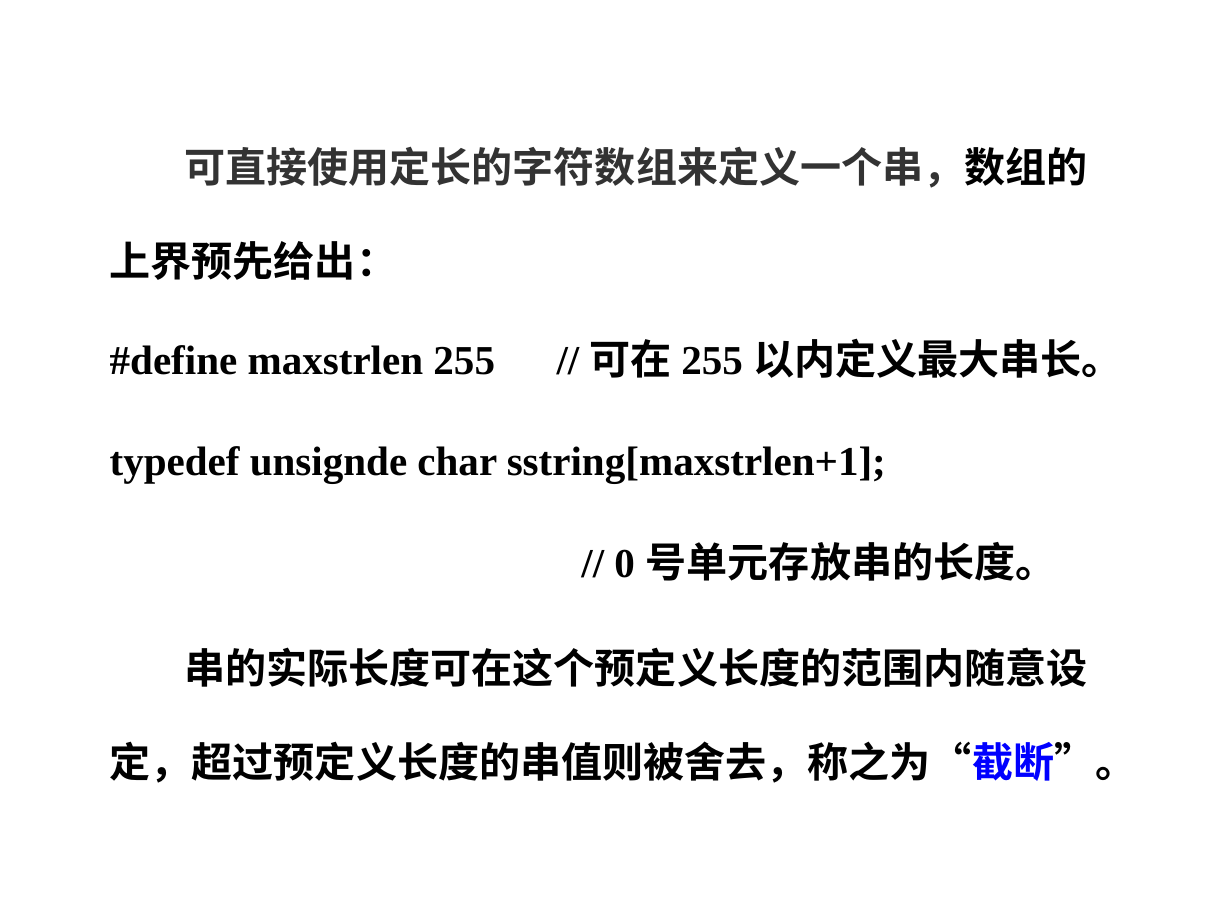
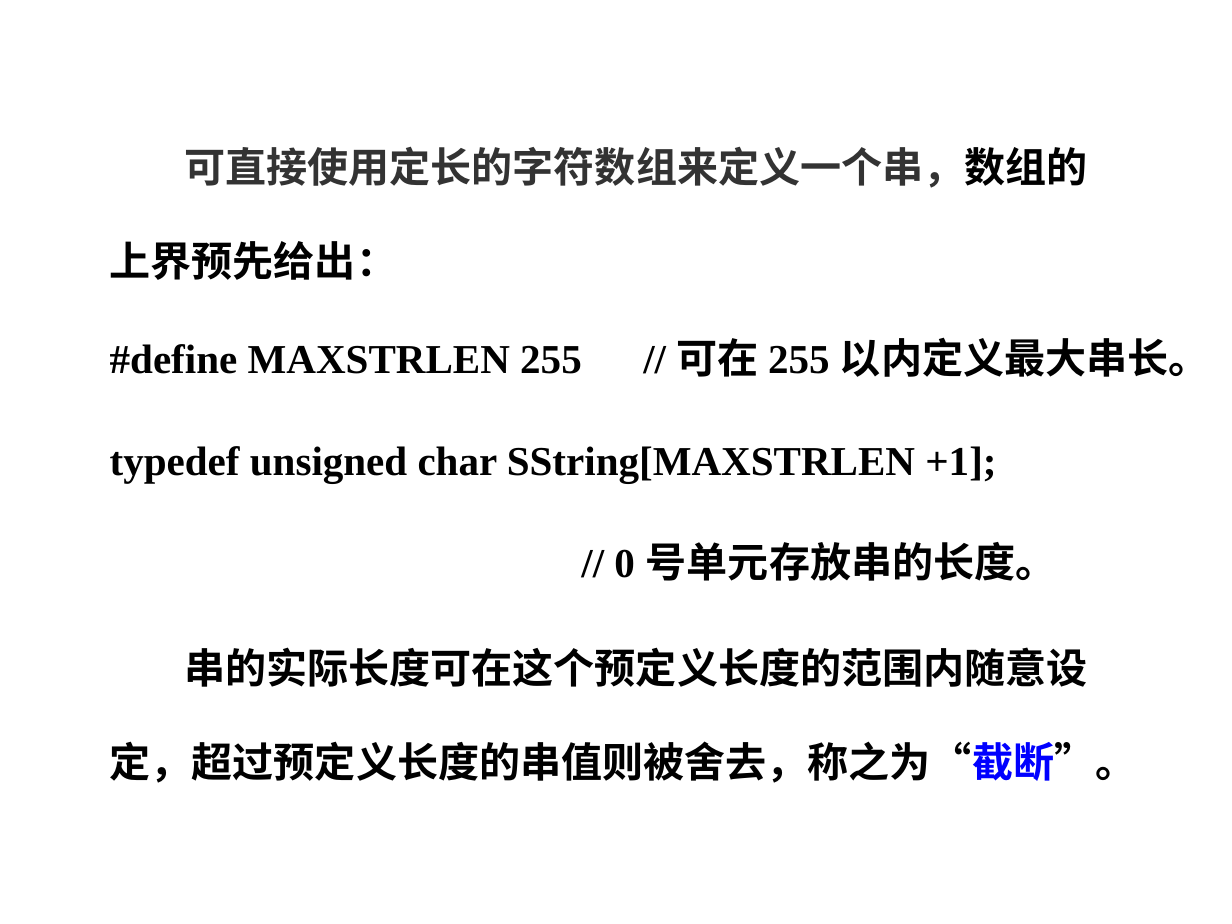
Before and after one commit to Gempittance/Data_Structur_Build, a slide deck: slide 18 of 数据结构PPT/ds4.pptx. Drawn at 1232x924 pixels with LibreOffice and Linux fonts; fonts in the diff are those of the drawing; background and template pictures are left out. Boxes give left, top, right and bottom in pixels: in the first picture for what was removed or moved away, otherwise in the second. Text is boxed around its words. In the diff, an @@ line names an element or a change of style, - is before the commit and + after.

```diff
--- a/数据结构PPT/ds4.pptx
+++ b/数据结构PPT/ds4.pptx
@@ text at [110, 337, 1210, 483]: text changed @@
-#define maxstrlen 255 // 可在 255 以内定义最大串长。
-typedef unsignde char sstring[maxstrlen+1];
+#define MAXSTRLEN 255 // 可在 255 以内定义最大串长。
+typedef unsigned char SString[MAXSTRLEN +1];
```
Also in this commit, not shown: 9 other slides changed.
